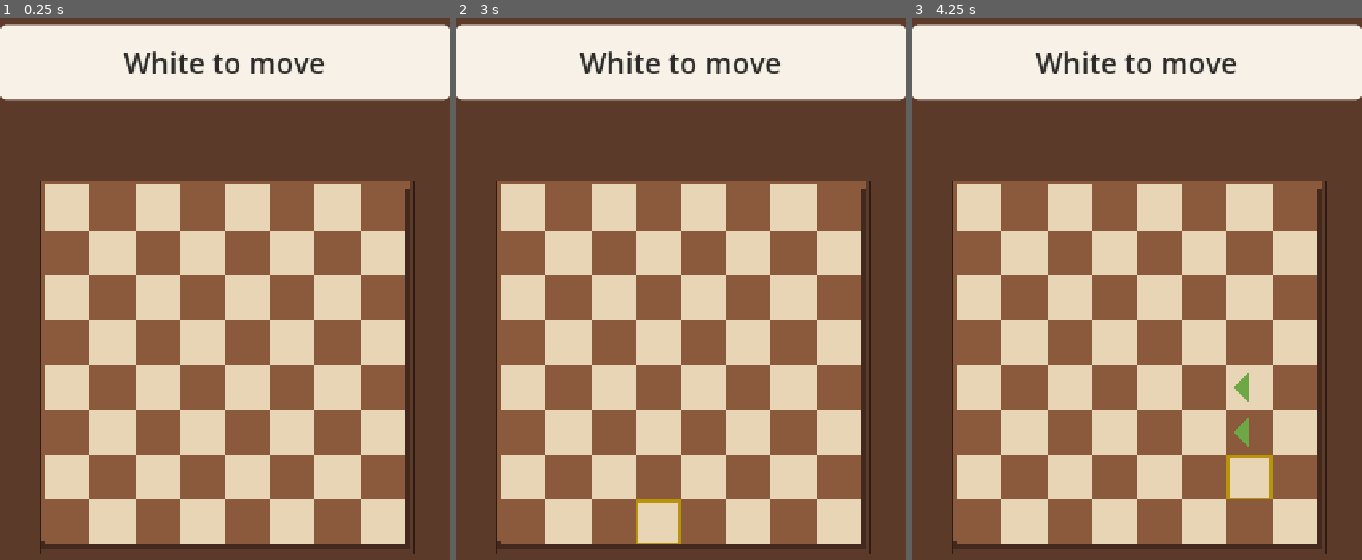
Above: before the commit, frames 1-3 (left to right).
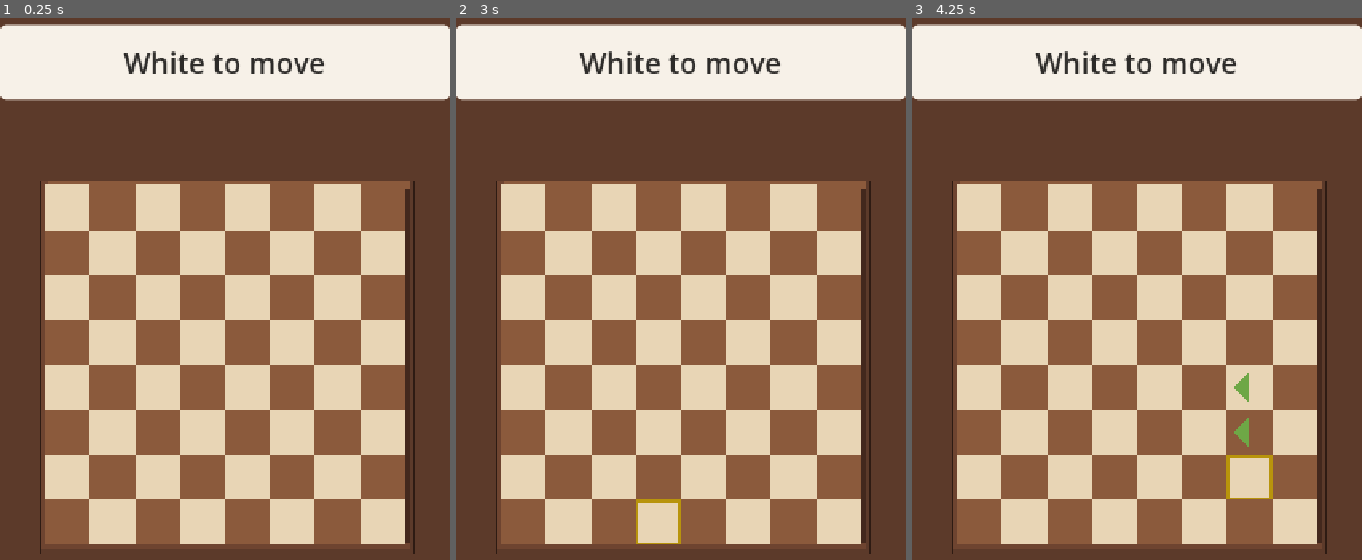
Above: after the commit, the same moments.

Repository: waigore/simplechessv2
Game: Godot game, scene res://main.tscn
Same seed, same stepped clock (60 frames per second), same inputs: the game is played once before the commit and once after it.
Inputs (mouse positions are in pixels of both pictures, inside the frame that each line leads up to):
- Up to frame 1 (0.25 s): no input
- Up to frame 2 (3 s): tap Enter at 0.5, 2 s; move the mouse to (780, 326) at 0.52 s; click (780, 326) at 0.67 s; tap Space at 1.25, 2.75 s; drag from (591, 402) to (658, 527) at 1.27 s; move the mouse to (726, 191) at 2.02 s; click (726, 191) at 2.17 s; drag from (658, 527) to (546, 245) at 2.77 s
- Up to frame 3 (4.25 s): move the mouse to (1272, 484) at 3.52 s; click (1272, 484) at 3.67 s

The runs differ from the first frame. In frame 1, 1.4% of the frame differs, in the area x 9-92%, y 30-98%; in frame 2, 1.4%; in frame 3, 1.4%.

Commit message:
Fit shared-game pieces by body and calm the pick-up cue (#427)
- Fit piece sprites by their opaque alpha width to the SPC.E1 extent and
  center the body in its square: bodies now draw at 0.76-1.00 of a square
  instead of 0.61-0.75 (defect #427 item 1).
- Play the pick-up cue 5.4 dB under the settle knock so the pair reads as
  one soft wood family (defect #427 item 2, SND.L2).
- Lay coordinate bands in wood grain on the left/bottom lip and record the
  measured PER.R7 handoff; add the bands on the lip only (defect #427 item 3).

Refs #427

Diff:
--- a/demos/shared-game/board_view.gd
+++ b/demos/shared-game/board_view.gd
@@ -28,7 +28,6 @@
 ## and drawn on one ground line, which widens and lifts them into the square
 ## while keeping the FRM.P2 height order the artwork already encodes.
 const PIECE_EXTENT := 0.85
-const SIDE_MARGIN := 0.16              # transparent side margin in every canvas
 ## Solid wooden bevel (defect #427 item 4, SRF.M1 wood, AES.P3 physical set):
 ## a frame around the 8x8 so the board reads as one carved wooden object on the
 ## cafe table. It uses the board's own outer band, so it never covers a piece
@@ -39,6 +38,10 @@
 const BEVEL_SHADOW_COLOR := Color("43281D")  # C5 deepened, shadowed lip
 const BEVEL_FRAME_COLOR := Color("5C3A2A")   # PAL.C5 table wood, the frame
 const BEVEL_LINE := Color("2E1B13")    # darker than the bevel fill (SRF.O1)
+## The coordinate bands (left for ranks, bottom for files) are PAL.C2 grain
+## darkened to give the coordinate ink its field (PER.R7; see _build_bevel).
+const BEVEL_LIP_INK_COLOR := Color("6E4430")
+const BEVEL_LIP_INK_BAND := 0.16       # depth of each coordinate band, units
 ## PER.R7: file letters and rank numbers sit on the wooden lip, never inside a
 ## square, in PAL.C9 ink at the UIS.T2 label size.
 const COORD_FONT_SIZE := 40            # screen px, ~0.55 unit at the demo scale
@@ -68,6 +71,7 @@
 var _promo_root: Node2D
 
 var _loaded_assets: Dictionary = {}
+var _body_px: Dictionary = {}  # texture instance id -> opaque body width, px
 var _pieces: Dictionary = {}   # square index -> Node2D
 var _drag_square := -1
 var _motion_busy := false
@@ -156,6 +160,20 @@
 		Vector2(-RIM_OUTER, 8.0 - RIM_OUTER), Vector2(8.0 + RIM_OUTER, 8.0 + RIM_OUTER))
 	_add_band("BevelLipRight", BEVEL_SHADOW_COLOR,
 		Vector2(8.0 - RIM_OUTER, RIM_OUTER), Vector2(8.0 + RIM_OUTER, 8.0 - RIM_OUTER))
+	# Coordinate bands (defect #427 item 3, PER.R7): the letters and numbers sit
+	# in PAL.C9 ink, which needs a 4.5:1 field. On the lit PAL.C2 lip ink reaches
+	# only 2.5:1, so the left and bottom lips — where the ranks and files are —
+	# lie in PAL.C2 grain darkened to #6E4430. Plain PAL.C9 ink on that band is
+	# still only 1.7:1, so the labels' ink is to be replaced by cream (#F7F1E8,
+	# 6.6:1 with this band) in the next change; handoff: PER.R7, PAL.C2, PAL.C9,
+	# PAL.C10. The bands lie on the lip, outside the 8x8, so no piece square is
+	# covered.
+	_add_band("BevelLipLeftInk", BEVEL_LIP_INK_COLOR,
+		Vector2(-RIM_OUTER, -RIM_OUTER),
+		Vector2(-RIM_OUTER + BEVEL_LIP_INK_BAND, 8.0 + RIM_OUTER))
+	_add_band("BevelLipBottomInk", BEVEL_LIP_INK_COLOR,
+		Vector2(-RIM_OUTER, 8.0 + RIM_OUTER - BEVEL_LIP_INK_BAND),
+		Vector2(8.0 + RIM_OUTER, 8.0 + RIM_OUTER))
 	var outline := Line2D.new()
 	outline.name = "BevelOutline"
 	outline.width = 0.012
@@ -287,20 +305,44 @@
 
 
 ## Fits a piece sprite to the SPC.E1 extent (defect #427 item 1). The twelve
-## catalog canvases share one layout: a transparent side margin around a body
-## whose crown reaches the top of the canvas in every type (the King included),
-## so one scale maps every body to the 0.85 extent and keeps the FRM.P2 height
-## order the artwork already encodes. Used for placement, promotion, and the
-## promotion chooser so every drawn piece shares one ground scale.
+## catalog canvases share one layout — a transparent margin on every side around
+## the body. Scaling the whole 512 px canvas (with a fixed side-margin guess) drew
+## bodies of 0.61-0.75 units, under the extent, sitting high in their squares.
+## The scale is now the body's opaque alpha width mapped to PIECE_EXTENT and the
+## body is centered in the square, so silhouettes fill their squares (PER.R1,
+## AES.P2) on one ground line. FRM.P1 holds: the body is exactly the extent, never
+## more. The same fit serves placement, promotion, and the promotion chooser.
 func _apply_piece_texture(sprite: Sprite2D, code: String) -> void:
 	var texture := _texture_for(code)
 	if texture == null:
 		return
 	sprite.texture = texture
-	var canvas := float(maxi(texture.get_width(), 1))
-	# FRM.P1: a piece never grows past the extent.
-	var fitted := PIECE_EXTENT / (canvas * (1.0 - 2.0 * SIDE_MARGIN))
-	sprite.scale = Vector2.ONE * minf(1.0, fitted)
+	var scale := PIECE_EXTENT / _body_width_px(texture)
+	sprite.scale = Vector2.ONE * scale
+	# Center the opaque body's vertical span on the square center: the canvas's
+	# lower transparent margin no longer lifts a piece off the ground square.
+	sprite.offset = Vector2(0.0,
+		float(texture.get_height()) / 2.0 - _body_center_y(texture))
+
+
+## The opaque body's width in canvas pixels: the long axis of the shared layout.
+func _body_width_px(texture: Texture2D) -> float:
+	var key := texture.get_instance_id()
+	if not _body_px.has(key):
+		_body_px[key] = float(maxi(_body_rect(texture).size.x, 1))
+	return float(_body_px[key])
+
+
+func _body_center_y(texture: Texture2D) -> float:
+	var rect := _body_rect(texture)
+	return float(rect.position.y) + float(rect.size.y) / 2.0
+
+
+func _body_rect(texture: Texture2D) -> Rect2i:
+	var used := texture.get_image().get_used_rect()
+	if used.size.x <= 0:
+		return Rect2i(0, 0, texture.get_width(), texture.get_height())
+	return used
 
 
 func _texture_for(code: String) -> Texture2D:
--- a/demos/shared-game/main.gd
+++ b/demos/shared-game/main.gd
@@ -18,6 +18,17 @@
 	"land": "01a151f8-b7d8-710a-b767-92c9137bfd63",   # SND.X2 move settle
 	"check": "01a151f8-b7d8-7e05-9921-e892e9a2e064",  # SND.X3 check
 	"end": "01a151f8-b7d8-7fe3-b94f-e3a562395d96",    # SND.X4 end resolve
+}
+## Per-cue gain (SND.L2): one soft family of wood taps. The select cue is the
+## same touch family as the settle knock, only lighter — PBX 0 dB, the pick-up
+## at -5.4 dB so its peak lands ~1.5 dB under the settle cue's and its first
+## 60 ms ~3 dB under it, instead of the +4.6 dB / -4.3 dB that read as a harsh
+## snap (defect #427 item 2). The other cues already follow the settle cue.
+const CUE_GAIN_DB := {
+	"select": -5.4,
+	"land": 0.0,
+	"check": 0.0,
+	"end": 0.0,
 }
 const BED_IDS := [
 	"01a15200-69b2-7d13-a30d-696fa4ff390b",            # SND.M1 bed A
@@ -133,6 +144,7 @@
 	for cue_name in SFX_IDS:
 		var player := AudioStreamPlayer.new()
 		player.stream = loader.resolve(SFX_IDS[cue_name])
+		player.volume_db = float(CUE_GAIN_DB.get(cue_name, 0.0))  # SND.L2 cue gains
 		add_child(player)
 		_sfx[cue_name] = player
 	for bed_id in BED_IDS:
Not shown, changed: demos/shared-game/README.md
